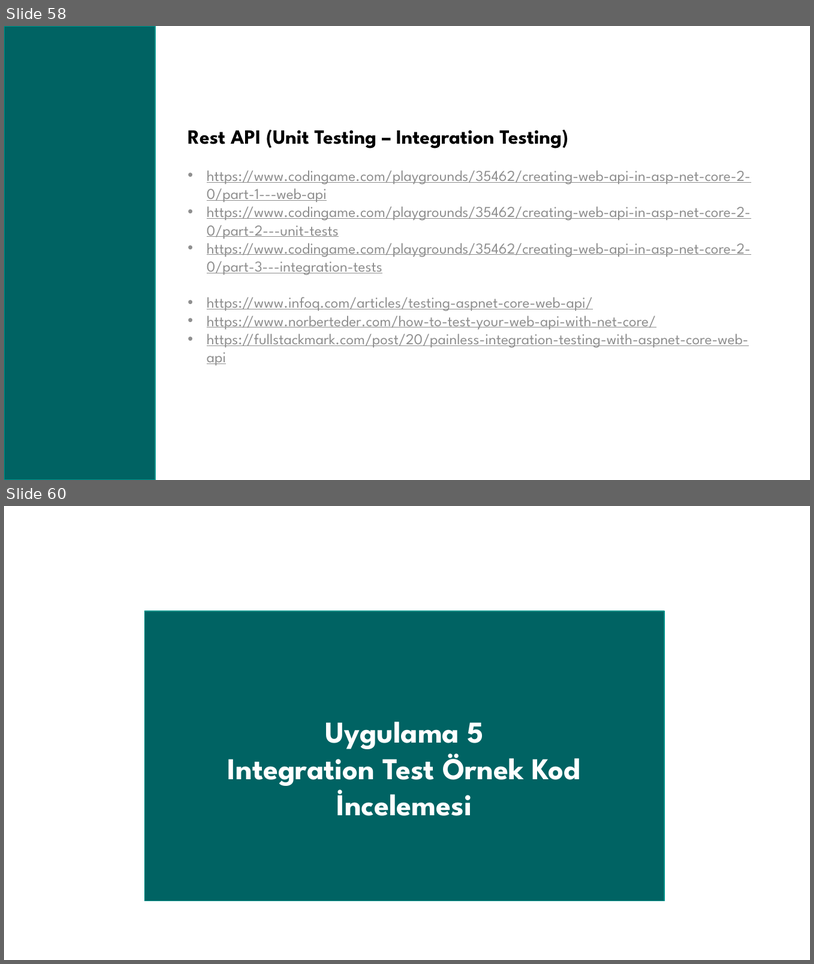
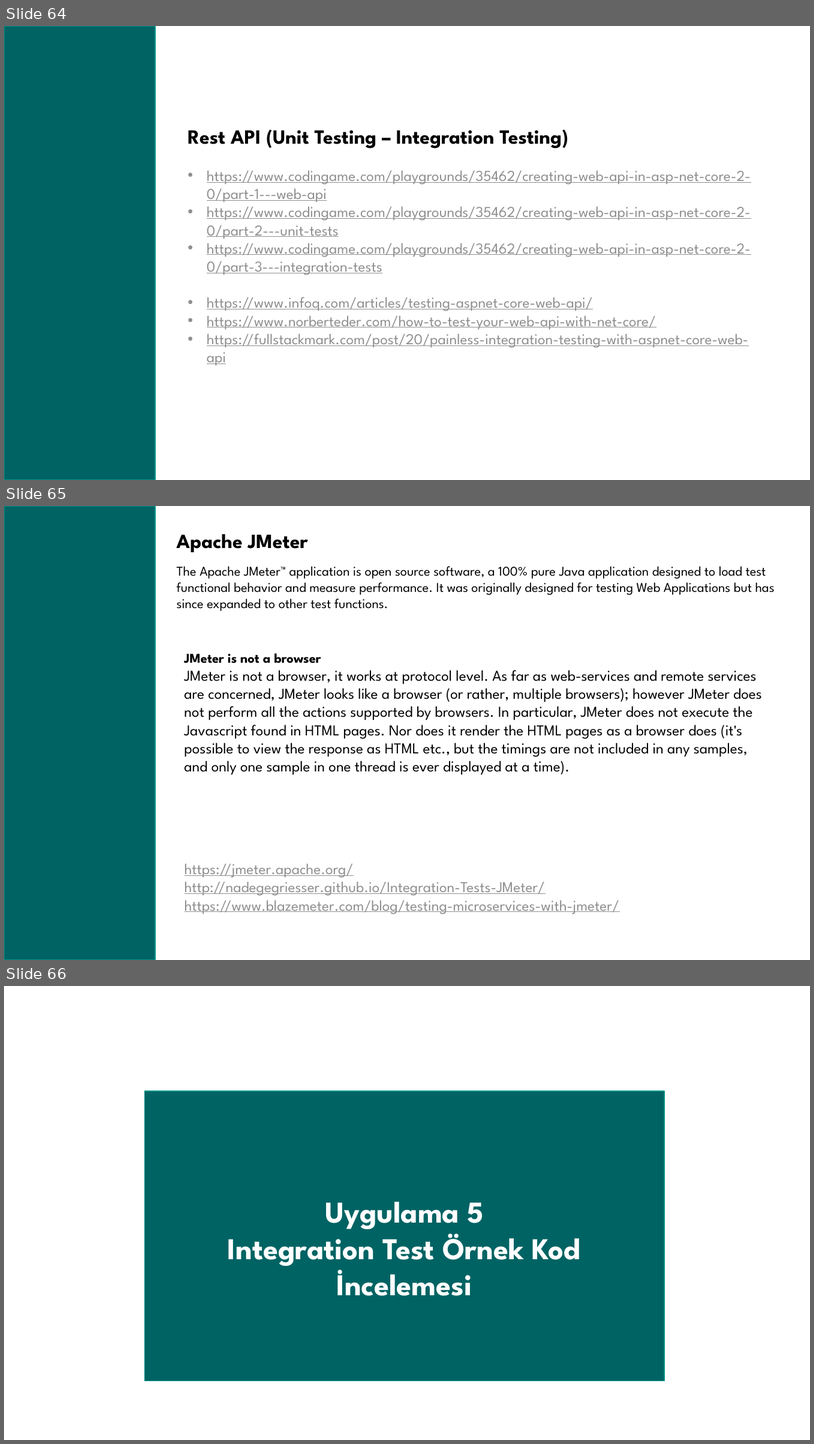
Before and after one commit to arifcakir/dotnettest, a slide deck: TestingAndBestPractices.pptx. Shown one above the other, each under a label of ours: slides 58 and 60 before the commit, slides 64, 65 and 66 after it; the slides between them are not shown. The pictures are 814x964 and 814x1444 pixels, drawn with LibreOffice and Linux fonts; fonts in the diff are those of the drawing. Boxes give left, top, right and bottom in pixels: in the first picture for what was removed or moved away, otherwise in the second. Text is boxed around its words. In the diff, an @@ line names an element or a change of style, - is before the commit and + after.

```diff
--- a/TestingAndBestPractices.pptx
+++ b/TestingAndBestPractices.pptx
@@ slide 65 added at bbox=[4, 506, 810, 960], background #FFFFFF @@
@@ rectangle added at bbox=[4, 506, 155, 960], fill #006363, outline #00928A 1.25 pt @@
@@ text added at bbox=[177, 534, 308, 552], 24 pt, text #000000, bold @@
+Apache JMeter
@@ text added at bbox=[177, 566, 775, 611], 16 pt, text #000000 @@
+The Apache JMeter™ application is open source software, a 100% pure Java application designed to load test functional behavior and measure performance. It was originally designed for testing Web Applications but has since expanded to other test functions.
@@ text added at bbox=[184, 653, 762, 775], 18 pt, text #000000 @@
+JMeter is not a browser
+JMeter is not a browser, it works at protocol level. As far as web-services and remote services are concerned, JMeter looks like a browser (or rather, multiple browsers); however JMeter does not perform all the actions supported by browsers. In particular, JMeter does not execute the Javascript found in HTML pages. Nor does it render the HTML pages as a browser does (it's possible to view the response as HTML etc., but the timings are not included in any samples, and only one sample in one thread is ever displayed at a time).
@@ text added at bbox=[185, 864, 620, 914], 18 pt, text #8F8F8F, underline @@
+https://jmeter.apache.org/
+http://nadegegriesser.github.io/Integration-Tests-JMeter/
+https://www.blazemeter.com/blog/testing-microservices-with-jmeter/
@@ what was slide 58 is now slide 64 @@
@@ what was slide 60 is now slide 66 @@
```
Also in this commit, not shown: 3 slides changed, 11 other slides added, 2 slides removed, 1 other file.
